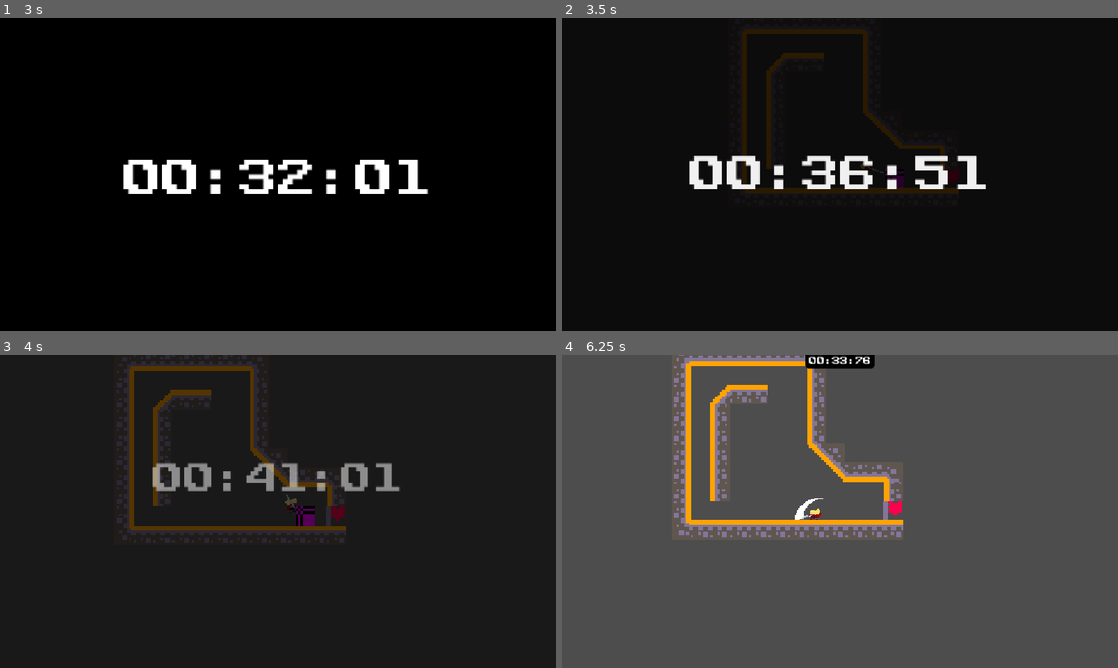
Above: before the commit, frames 1-4 (two rows, left to right).
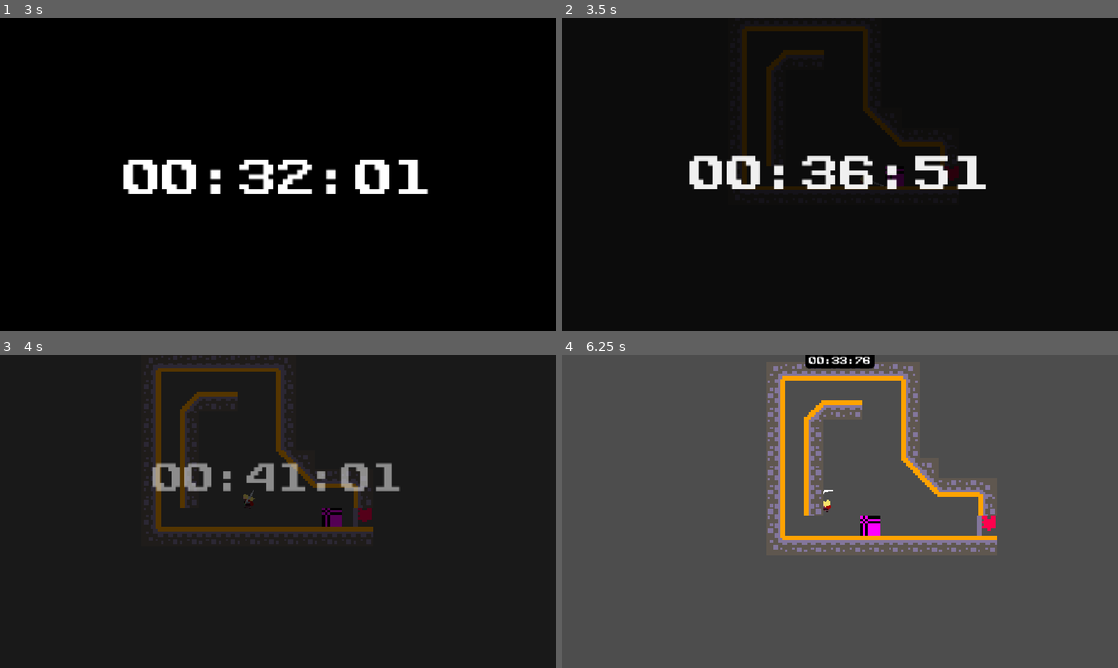
Above: after the commit, the same moments.

Repository: GameJam-NACRE/GMTK-2026
Game: Godot game, scene res://main.tscn
Same seed, same stepped clock (60 frames per second), same inputs: the game is played once before the commit and once after it.
Inputs:
- Up to frame 1 (3 s): tap Enter (attack) at 0.5, 0.6, 1.55, 2.1 s; hold D (move_right) 0.53-2.03 s; tap W (move_up) at 0.77, 0.8, 1.07, 1.35, 1.52, 1.82, 2.3 s; hold A (move_left) 2.03-2.78 s; hold D (move_right) from 2.78 s (still down); tap Shift (run) at 2.85 s
- Up to frame 2 (3.5 s): keep holding D (move_right); tap W (move_up) at 3.02, 3.32 s; tap Enter (attack) at 3.05 s
- Up to frame 3 (4 s): keep holding D (move_right); tap P at 3.6 s; tap W (move_up) at 3.77, 3.8 s
- Up to frame 4 (6.25 s): tap W (move_up) at 4.07, 4.52, 4.82, 5.3, 5.85, 6.02 s; release D (move_right) at 4.28 s; hold A (move_left) 4.28-5.03 s; tap O at 4.35 s; tap Enter (attack) at 4.55, 5.1, 6.05 s; hold D (move_right) 5.03-5.78 s; hold A (move_left) from 5.78 s (still down)

Frame 1 is identical in both runs. In frame 2, 1.4% of the frame differs, in the area x 32-72%, y 2-56%; in frame 3, 7.4%; in frame 4, 10%, in the area x 20-79%, y 0-63%.

Commit message:
:sparkles: add basic double jump!

Diff:
--- a/scenes/player/player.tscn
+++ b/scenes/player/player.tscn
@@ -615,16 +615,16 @@
 
 [node name="Player" type="CharacterBody2D" unique_id=1775035572]
 script = ExtResource("1_dovo2")
+double_jump_power = 400.0
 
 [node name="AnimatedSprite2D" type="AnimatedSprite2D" parent="." unique_id=1175913929]
 texture_filter = 1
 position = Vector2(1, 8)
 scale = Vector2(2, 2)
 sprite_frames = SubResource("SpriteFrames_i3pqv")
-animation = &"attack_1"
+animation = &"idle"
 autoplay = "idle"
-frame = 7
-frame_progress = 1.0
+frame_progress = 0.91286844
 offset = Vector2(-2, -20)
 metadata/_edit_group_ = true
 
--- a/src/player/player.gd
+++ b/src/player/player.gd
@@ -16,11 +16,13 @@
 @export var wall_jump_power = 500
 @export var wall_jump_time = 0.2
 @export var wall_slide_speed = 150.0
+@export var double_jump_power = 350.0
 
 var is_attacking = false
 var is_running = false
 var hit_box_was_active = false
 var justWallJumped = false
+var has_double_jumped = false
 
 var is_knocked_back: bool = false
 
@@ -76,6 +78,7 @@
 
 	if Input.is_action_just_pressed("move_up"):
 		if is_on_floor():
+			has_double_jumped = false
 			velocity.y = jump_velocity
 		elif is_on_wall():
 				velocity.y = jump_velocity * 0.8
@@ -83,6 +86,9 @@
 				animated_sprite_2d.flip_h = get_wall_normal().x < 0
 				justWallJumped = true
 				timerNode.start(wall_jump_time)
+		elif not has_double_jumped:
+			velocity.y = -double_jump_power
+			has_double_jumped = true
 
 	if (Input.is_action_just_released("move_up") and not justWallJumped) and velocity.y < 0:
 		velocity.y = jump_velocity / short_hop_divisor
